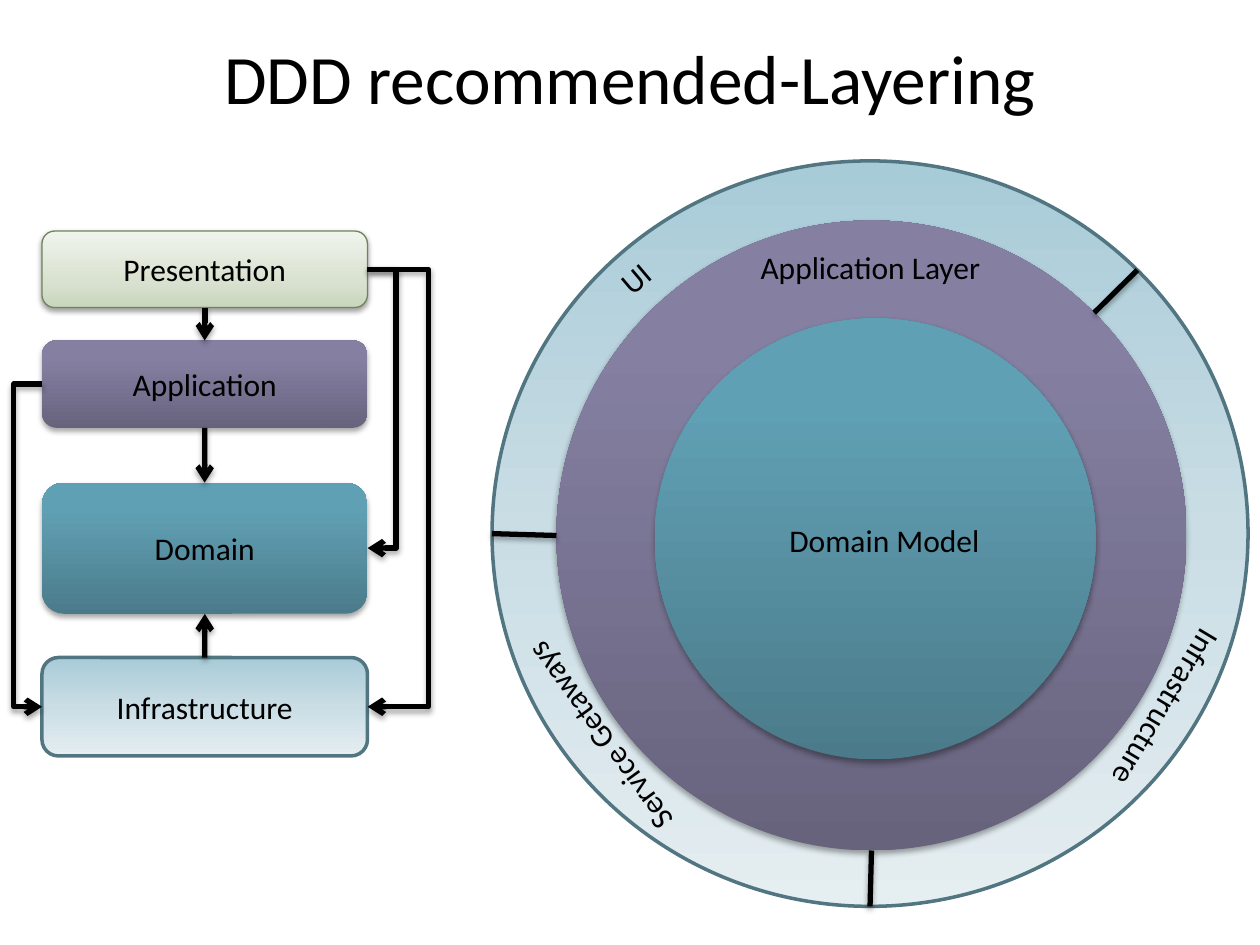
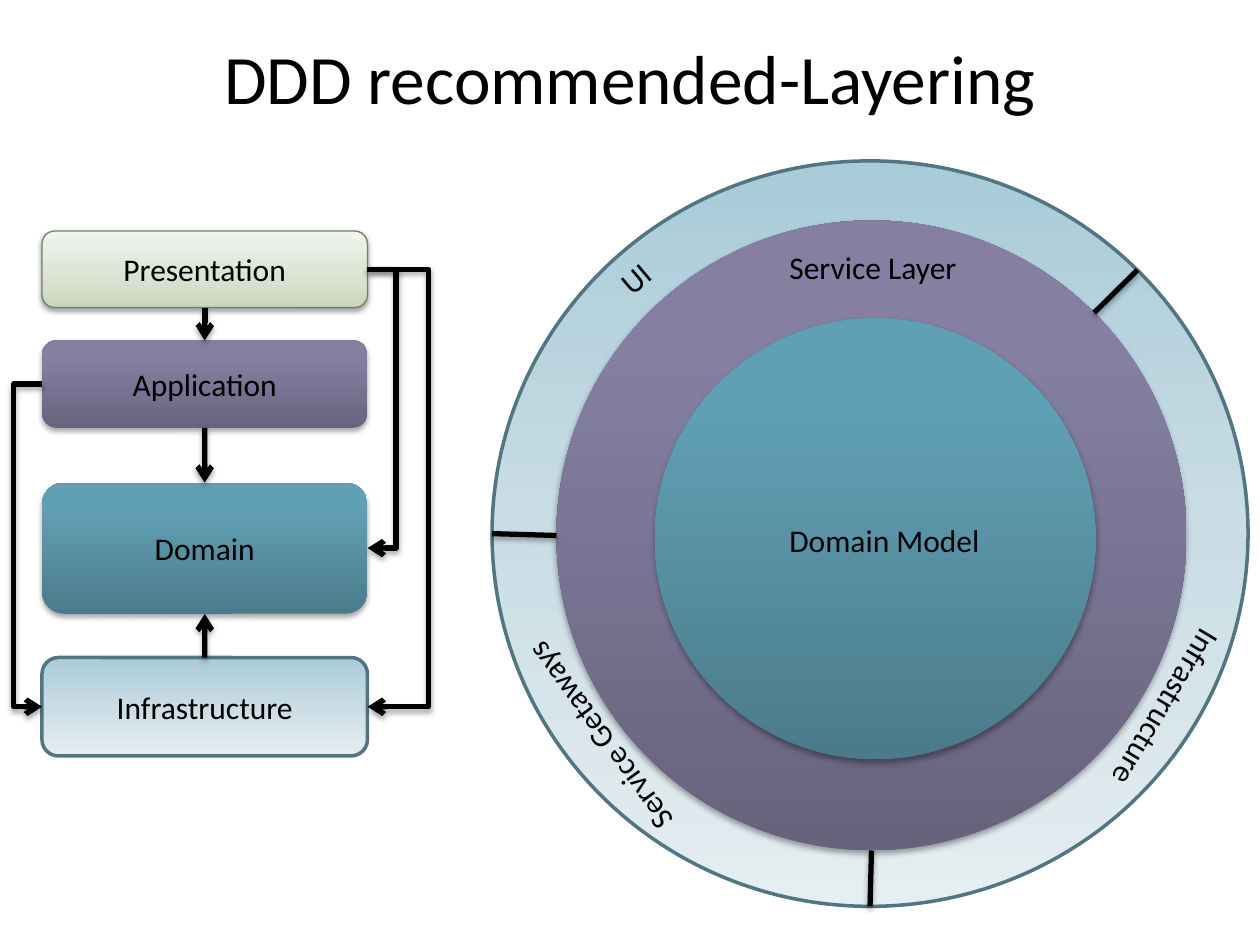
Before and after one commit to arturtv/dddpresentation, a slide deck: slide 21 of Domain-DrivenDesign.A.Trosin.pptx (slide 20 before the commit). Drawn at 1260x945 pixels with LibreOffice and Linux fonts; fonts in the diff are those of the drawing. Boxes give left, top, right and bottom in pixels: in the first picture for what was removed or moved away, otherwise in the second. Text is boxed around its words. In the diff, an @@ line names an element or a change of style, - is before the commit and + after.

```diff
--- a/Domain-DrivenDesign.A.Trosin.pptx
+++ b/Domain-DrivenDesign.A.Trosin.pptx
@@ text at <box>789,257,956,284</box>: text changed @@
-Application Layer
+Service Layer
```
Also in this commit, not shown: 6 other slides changed, 2 slides added, 1 slide removed.
